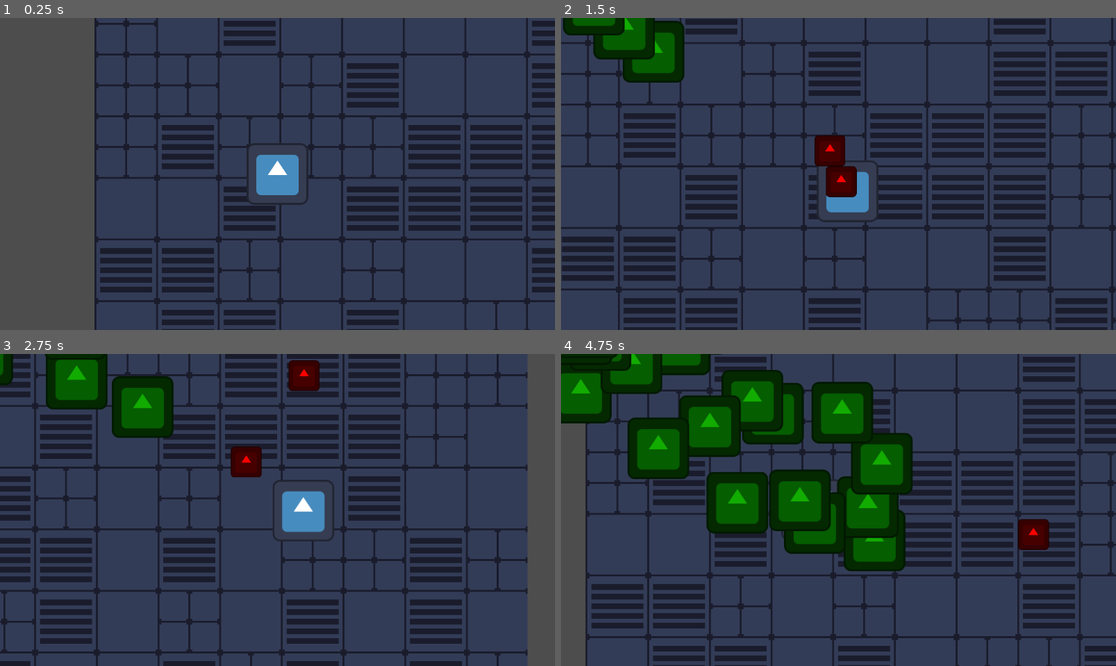
Above: before the commit, frames 1-4 (two rows, left to right).
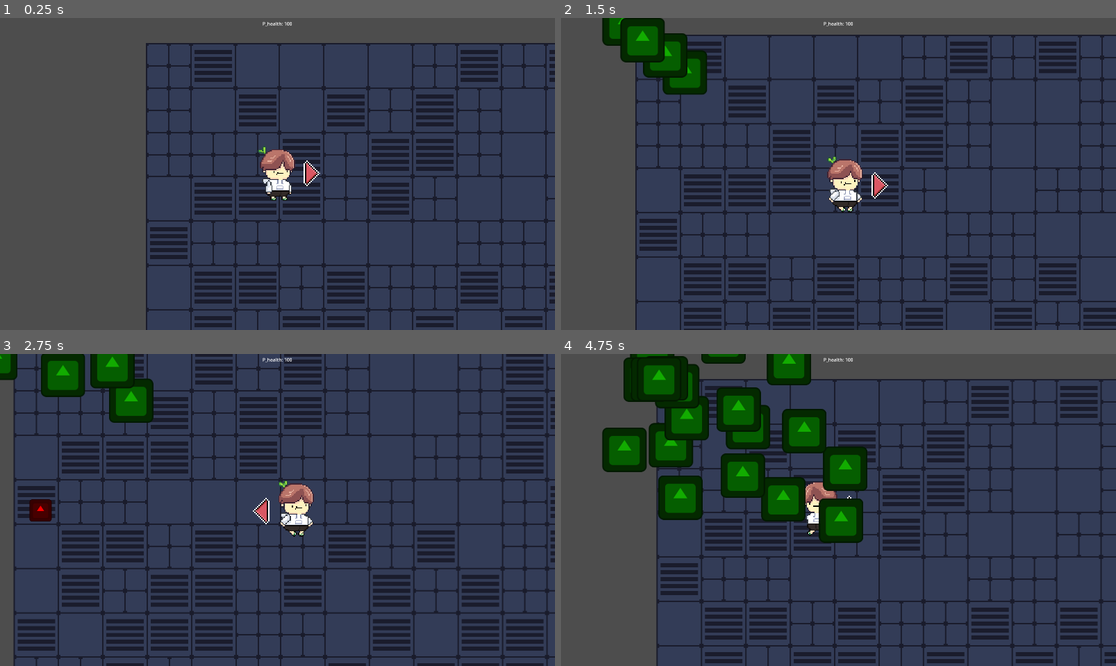
Above: after the commit, the same moments.

Repository: nottherealgun/Skywars
Game: Godot game, scene res://main.tscn
Same seed, same stepped clock (60 frames per second), same inputs: the game is played once before the commit and once after it. The engine's default icon, where the game draws it, is replaced by a stand-in: a white triangle on a blue panel in a dark square.
Inputs (mouse positions are in pixels of both pictures, inside the frame that each line leads up to):
- Up to frame 1 (0.25 s): no input
- Up to frame 2 (1.5 s): tap Enter at 0.5 s; move the mouse to (960, 158) at 0.52 s; press the mouse at (960, 158) at 0.53 s; hold D (right, bound only before the commit) 0.53-1.28 s; tap Space at 0.77 s; tap Down (p1_down2, bound only after the commit) at 0.8, 1.35 s; move the mouse to (727, 189) at 1.27 s; release the mouse at (727, 189) at 1.28 s; hold S (down, bound only before the commit) from 1.28 s (still down); click (727, 189) at 1.42 s
- Up to frame 3 (2.75 s): tap Space at 1.52 s; tap Left (p1_left2, bound only after the commit) at 1.55 s; move the mouse to (333, 441) at 2.02 s; release S (down, bound only before the commit) at 2.03 s; hold D (right, bound only before the commit) from 2.03 s (still down); hold Left (p1_left2, bound only after the commit) from 2.03 s (still down); click (333, 441) at 2.17 s; tap Right (p1_right2, bound only after the commit) at 2.3 s
- Up to frame 4 (4.75 s): move the mouse to (810, 572) at 2.77 s; release D (right, bound only before the commit) at 2.78 s; release Left (p1_left2, bound only after the commit) at 2.78 s; hold W (up, bound only before the commit) 2.78-3.53 s; tap Right (p1_right2, bound only after the commit) at 2.85 s; click (810, 572) at 2.92 s; tap Space at 3.02, 3.77, 4.52 s; tap Up (p1_up2, bound only after the commit) at 3.05 s; move the mouse to (1005, 556) at 3.52 s; hold Up (p1_up2, bound only after the commit) 3.53-4.28 s; hold A (left, bound only before the commit) from 3.53 s (still down); click (1005, 556) at 3.8 s; move the mouse to (672, 463) at 4.27 s; click (672, 463) at 4.35 s; tap Down (p1_down2, bound only after the commit) at 4.55 s

The runs differ from the first frame. In frame 1, 41% of the frame differs, in the area x 17-100%, y 0-100%; in frame 2, 49%; in frame 3, 45%; in frame 4, 58%, in the area x 0-100%, y 0-100%.

Commit message:
player movements and shooting

Diff:
--- a/Resources.gd
+++ b/Resources.gd
@@ -2,8 +2,9 @@
 # Resources
 
 @onready var Main = get_node("/root/Main")
-@onready var Cam = get_node("/root/Main/MainCam")
 @onready var Map = get_node("/root/Main/TileMap")
+@onready var GUI = get_node("/root/Main/GUI")
+@onready var Dev = get_node("/root/Main/GUI/Dev")
 
 var active_entities = []
 
--- /dev/null
+++ b/door.gd
@@ -0,0 +1,17 @@
+extends Node2D
+
+var players_in_vicinity = []
+
+func _process(delta):
+	if players_in_vicinity.size() > 0:
+		pass
+
+func _on_area_2d_area_entered(area):
+	var entity = area.get_parent()
+	if entity.is_in_group("player") and not entity in players_in_vicinity:
+		players_in_vicinity.append(entity)
+
+func _on_area_2d_area_exited(area):
+	var entity = area.get_parent()
+	if entity.is_in_group("player") and entity in players_in_vicinity:
+		players_in_vicinity.erase(entity)
--- /dev/null
+++ b/door.tscn
@@ -0,0 +1,22 @@
+[gd_scene load_steps=4 format=3 uid="uid://cl5c0tpgecvxv"]
+
+[ext_resource type="Texture2D" uid="uid://b31mn2xrwcfkd" path="res://icon.svg" id="1_4f5l0"]
+[ext_resource type="Script" path="res://door.gd" id="1_dfm2f"]
+
+[sub_resource type="RectangleShape2D" id="RectangleShape2D_d0e8u"]
+size = Vector2(512, 128)
+
+[node name="Door" type="Node2D"]
+script = ExtResource("1_dfm2f")
+
+[node name="Sprite" type="Sprite2D" parent="."]
+texture = ExtResource("1_4f5l0")
+
+[node name="Area2D" type="Area2D" parent="."]
+collision_layer = 0
+
+[node name="CollisionShape2D" type="CollisionShape2D" parent="Area2D"]
+shape = SubResource("RectangleShape2D_d0e8u")
+
+[connection signal="area_entered" from="Area2D" to="." method="_on_area_2d_area_entered"]
+[connection signal="area_exited" from="Area2D" to="." method="_on_area_2d_area_exited"]
--- a/enemy.gd
+++ b/enemy.gd
@@ -2,7 +2,7 @@
 
 @export var max_health = 2
 var health = max_health
-@export var speed = 2
+@export var speed = 1
 @export var damage = 1
 var move_vec := Vector2.ZERO
 
--- a/game_manager.gd
+++ b/game_manager.gd
@@ -1,5 +1,6 @@
 extends Node
 
 func _process(delta):
+	Global.Dev.text = "P_health: "+str(PlayerManager.health)
 	if Input.is_key_pressed(KEY_SPACE):
 		Global.spawn_enemy("enemy",Vector2.ZERO)
--- a/level_manager.gd
+++ b/level_manager.gd
@@ -4,7 +4,7 @@
 @onready var map = Global.Map
 
 func _ready():
-	var size = Vector2i(10,10)
+	var size = Vector2i(20,20)
 	for i in size.x:
 		for j in size.y:
 			map.set_cell(0,Vector2(i,j),0,Vector2i(32+randi()%3,1))
--- a/main.tscn
+++ b/main.tscn
@@ -1,10 +1,123 @@
-[gd_scene load_steps=6 format=3 uid="uid://siwlpcy6tg40"]
-
-[ext_resource type="Texture2D" uid="uid://b31mn2xrwcfkd" path="res://icon.svg" id="1_0jf7l"]
+[gd_scene load_steps=23 format=3 uid="uid://siwlpcy6tg40"]
+
+[ext_resource type="Texture2D" uid="uid://wdq2gcr681a6" path="res://dwIdleSS.png" id="1_g850e"]
+[ext_resource type="Texture2D" uid="uid://bfn6ao7hsyee2" path="res://dwRunSS.png" id="2_m6euf"]
 [ext_resource type="Texture2D" uid="uid://ceji5e5vk1khk" path="res://tileset x1.png" id="2_siqsm"]
+[ext_resource type="Texture2D" uid="uid://c8fdbjdlywnc" path="res://arrow.png" id="3_a1jw1"]
 
 [sub_resource type="RectangleShape2D" id="RectangleShape2D_oscn4"]
 size = Vector2(128, 128)
+
+[sub_resource type="AtlasTexture" id="AtlasTexture_v47ko"]
+atlas = ExtResource("1_g850e")
+region = Rect2(0, 0, 64, 64)
+
+[sub_resource type="AtlasTexture" id="AtlasTexture_yirx0"]
+atlas = ExtResource("1_g850e")
+region = Rect2(64, 0, 64, 64)
+
+[sub_resource type="AtlasTexture" id="AtlasTexture_2vb33"]
+atlas = ExtResource("1_g850e")
+region = Rect2(128, 0, 64, 64)
+
+[sub_resource type="AtlasTexture" id="AtlasTexture_pgi3b"]
+atlas = ExtResource("1_g850e")
+region = Rect2(192, 0, 64, 64)
+
+[sub_resource type="AtlasTexture" id="AtlasTexture_3ll6i"]
+atlas = ExtResource("1_g850e")
+region = Rect2(256, 0, 64, 64)
+
+[sub_resource type="AtlasTexture" id="AtlasTexture_81i22"]
+atlas = ExtResource("1_g850e")
+region = Rect2(320, 0, 64, 64)
+
+[sub_resource type="AtlasTexture" id="AtlasTexture_3oqdn"]
+atlas = ExtResource("2_m6euf")
+region = Rect2(0, 0, 64, 64)
+
+[sub_resource type="AtlasTexture" id="AtlasTexture_g8gi6"]
+atlas = ExtResource("2_m6euf")
+region = Rect2(64, 0, 64, 64)
+
+[sub_resource type="AtlasTexture" id="AtlasTexture_1gigu"]
+atlas = ExtResource("2_m6euf")
+region = Rect2(128, 0, 64, 64)
+
+[sub_resource type="AtlasTexture" id="AtlasTexture_4rrvr"]
+atlas = ExtResource("2_m6euf")
+region = Rect2(192, 0, 64, 64)
+
+[sub_resource type="AtlasTexture" id="AtlasTexture_msc8h"]
+atlas = ExtResource("2_m6euf")
+region = Rect2(256, 0, 64, 64)
+
+[sub_resource type="AtlasTexture" id="AtlasTexture_wngld"]
+atlas = ExtResource("2_m6euf")
+region = Rect2(320, 0, 64, 64)
+
+[sub_resource type="AtlasTexture" id="AtlasTexture_yf0w5"]
+atlas = ExtResource("2_m6euf")
+region = Rect2(384, 0, 64, 64)
+
+[sub_resource type="AtlasTexture" id="AtlasTexture_1rr1h"]
+atlas = ExtResource("2_m6euf")
+region = Rect2(448, 0, 64, 64)
+
+[sub_resource type="SpriteFrames" id="SpriteFrames_j0xrl"]
+animations = [{
+"frames": [{
+"duration": 1.0,
+"texture": SubResource("AtlasTexture_v47ko")
+}, {
+"duration": 1.0,
+"texture": SubResource("AtlasTexture_yirx0")
+}, {
+"duration": 1.0,
+"texture": SubResource("AtlasTexture_2vb33")
+}, {
+"duration": 1.0,
+"texture": SubResource("AtlasTexture_pgi3b")
+}, {
+"duration": 1.0,
+"texture": SubResource("AtlasTexture_3ll6i")
+}, {
+"duration": 1.0,
+"texture": SubResource("AtlasTexture_81i22")
+}],
+"loop": true,
+"name": &"idle",
+"speed": 10.0
+}, {
+"frames": [{
+"duration": 1.0,
+"texture": SubResource("AtlasTexture_3oqdn")
+}, {
+"duration": 1.0,
+"texture": SubResource("AtlasTexture_g8gi6")
+}, {
+"duration": 1.0,
+"texture": SubResource("AtlasTexture_1gigu")
+}, {
+"duration": 1.0,
+"texture": SubResource("AtlasTexture_4rrvr")
+}, {
+"duration": 1.0,
+"texture": SubResource("AtlasTexture_msc8h")
+}, {
+"duration": 1.0,
+"texture": SubResource("AtlasTexture_wngld")
+}, {
+"duration": 1.0,
+"texture": SubResource("AtlasTexture_yf0w5")
+}, {
+"duration": 1.0,
+"texture": SubResource("AtlasTexture_1rr1h")
+}],
+"loop": true,
+"name": &"run",
+"speed": 14.0
+}]
 
 [sub_resource type="TileSetAtlasSource" id="TileSetAtlasSource_buv47"]
 texture = ExtResource("2_siqsm")
@@ -247,33 +360,48 @@
 
 [node name="Main" type="Node2D"]
 
-[node name="Player" type="Node2D" parent="."]
+[node name="Player" type="Node2D" parent="." groups=["player"]]
 unique_name_in_owner = true
 y_sort_enabled = true
 position = Vector2(380, 378)
 
-[node name="Sprite" type="Sprite2D" parent="Player"]
-texture = ExtResource("1_0jf7l")
-
-[node name="dev" type="Label" parent="Player"]
-offset_left = -128.0
-offset_top = -112.0
-offset_right = 128.0
-offset_bottom = -73.0
-horizontal_alignment = 1
-vertical_alignment = 1
-
 [node name="Hitbox" type="Area2D" parent="Player"]
 
 [node name="CollisionShape2D" type="CollisionShape2D" parent="Player/Hitbox"]
 shape = SubResource("RectangleShape2D_oscn4")
 
+[node name="Sprite" type="AnimatedSprite2D" parent="Player"]
+texture_filter = 1
+scale = Vector2(3, 3)
+sprite_frames = SubResource("SpriteFrames_j0xrl")
+animation = &"run"
+autoplay = "idle"
+frame_progress = 0.988586
+
 [node name="MainCam" type="Camera2D" parent="Player"]
+zoom = Vector2(1.2, 1.2)
 limit_smoothed = true
 position_smoothing_enabled = true
 metadata/_edit_lock_ = true
 
+[node name="Arrow" type="Sprite2D" parent="Player"]
+texture_filter = 1
+scale = Vector2(4, 4)
+texture = ExtResource("3_a1jw1")
+offset = Vector2(25, 0)
+
 [node name="GUI" type="CanvasLayer" parent="."]
+
+[node name="Dev" type="Label" parent="GUI"]
+anchors_preset = 5
+anchor_left = 0.5
+anchor_right = 0.5
+offset_left = -128.0
+offset_right = 128.0
+offset_bottom = 39.0
+grow_horizontal = 2
+horizontal_alignment = 1
+vertical_alignment = 1
 
 [node name="TileMap" type="TileMap" parent="."]
 z_index = -1
--- a/player_manager.gd
+++ b/player_manager.gd
@@ -6,29 +6,42 @@
 var health = max_health
 @export var speed = 3
 var move_vec := Vector2.ZERO
+var aim_vec := Vector2.ZERO
 
-func _process(delta):
+func _physics_process(delta):
+	_input_update()
 	_move_update(delta)
+	var sprite = player.get_node("Sprite")
+	if move_vec != Vector2.ZERO:
+		sprite.animation = "run"
+		if move_vec.x < 0:
+			sprite.flip_h = true
+		else:
+			sprite.flip_h = false
+	else:
+		sprite.animation = "idle"
 
-func _unhandled_input(event):
-	if event is InputEventMouseButton:
-		if event.is_action_pressed("primary"):
-			shoot()
+func _input_update():
+	aim_vec = Vector2(Input.get_action_strength("p1_right2") - Input.get_action_strength("p1_left2"),
+	Input.get_action_strength("p1_down2") - Input.get_action_strength("p1_up2")).normalized()
+	player.get_node("Arrow").rotation = player.get_node("Arrow").position.angle_to_point(aim_vec)
+	if Input.is_action_just_pressed("p1_primary"):
+			if aim_vec != Vector2.ZERO:
+				shoot()
 
 func _move_update(delta):
 	move_vec = Vector2.ZERO
-	if Input.is_action_pressed("up"):
+	if Input.is_action_pressed("p1_up"):
 		move_vec.y -= 1
-	if Input.is_action_pressed("down"):
+	if Input.is_action_pressed("p1_down"):
 		move_vec.y += 1
-	if Input.is_action_pressed("left"):
+	if Input.is_action_pressed("p1_left"):
 		move_vec.x -= 1
-	if Input.is_action_pressed("right"):
+	if Input.is_action_pressed("p1_right"):
 		move_vec.x += 1
-
 	player.position += move_vec.normalized()*delta*speed*100
 	player.position.x = clamp(player.position.x, 0, Global.Map.get_used_rect().size.x*128)
 	player.position.y = clamp(player.position.y, 0, Global.Map.get_used_rect().size.y*128)
 
 func shoot():
-	Global.spawn_projectile("projectile",player.position,player.position.direction_to(Global.Main.get_global_mouse_position()))
+	Global.spawn_projectile("projectile",player.position,aim_vec)
--- a/project.godot
+++ b/project.godot
@@ -10,7 +10,7 @@
 
 [application]
 
-config/name="CT Game"
+config/name="Createch Clash"
 run/main_scene="res://main.tscn"
 config/features=PackedStringArray("4.0", "Forward Plus")
 config/icon="res://icon.svg"
@@ -22,30 +22,102 @@
 LevelManager="*res://level_manager.tscn"
 PlayerManager="*res://player_manager.tscn"
 
+[display]
+
+window/size/viewport_width=1920
+window/size/viewport_height=1080
+
 [input]
 
-up={
+p1_up={
 "deadzone": 0.5,
 "events": [Object(InputEventKey,"resource_local_to_scene":false,"resource_name":"","device":-1,"window_id":0,"alt_pressed":false,"shift_pressed":false,"ctrl_pressed":false,"meta_pressed":false,"pressed":false,"keycode":0,"physical_keycode":87,"key_label":0,"unicode":119,"echo":false,"script":null)
+, Object(InputEventJoypadMotion,"resource_local_to_scene":false,"resource_name":"","device":0,"axis":1,"axis_value":-1.0,"script":null)
 ]
 }
-down={
+p1_down={
 "deadzone": 0.5,
 "events": [Object(InputEventKey,"resource_local_to_scene":false,"resource_name":"","device":-1,"window_id":0,"alt_pressed":false,"shift_pressed":false,"ctrl_pressed":false,"meta_pressed":false,"pressed":false,"keycode":0,"physical_keycode":83,"key_label":0,"unicode":115,"echo":false,"script":null)
+, Object(InputEventJoypadMotion,"resource_local_to_scene":false,"resource_name":"","device":0,"axis":1,"axis_value":1.0,"script":null)
 ]
 }
-left={
+p1_left={
 "deadzone": 0.5,
 "events": [Object(InputEventKey,"resource_local_to_scene":false,"resource_name":"","device":-1,"window_id":0,"alt_pressed":false,"shift_pressed":false,"ctrl_pressed":false,"meta_pressed":false,"pressed":false,"keycode":0,"physical_keycode":65,"key_label":0,"unicode":97,"echo":false,"script":null)
+, Object(InputEventJoypadMotion,"resource_local_to_scene":false,"resource_name":"","device":0,"axis":0,"axis_value":-1.0,"script":null)
 ]
 }
-right={
+p1_right={
 "deadzone": 0.5,
 "events": [Object(InputEventKey,"resource_local_to_scene":false,"resource_name":"","device":-1,"window_id":0,"alt_pressed":false,"shift_pressed":false,"ctrl_pressed":false,"meta_pressed":false,"pressed":false,"keycode":0,"physical_keycode":68,"key_label":0,"unicode":100,"echo":false,"script":null)
+, Object(InputEventJoypadMotion,"resource_local_to_scene":false,"resource_name":"","device":0,"axis":0,"axis_value":1.0,"script":null)
 ]
 }
-primary={
+p1_primary={
 "deadzone": 0.5,
 "events": [Object(InputEventMouseButton,"resource_local_to_scene":false,"resource_name":"","device":-1,"window_id":0,"a …(236 unchanged characters)…
+, Object(InputEventJoypadMotion,"resource_local_to_scene":false,"resource_name":"","device":0,"axis":4,"axis_value":1.0,"script":null)
+, Object(InputEventKey,"resource_local_to_scene":false,"resource_name":"","device":-1,"window_id":0,"alt_pressed":false,"shift_pressed":false,"ctrl_pressed":false,"meta_pressed":false,"pressed":false,"keycode":0,"physical_keycode":32,"key_label":0,"unicode":32,"echo":false,"script":null)
 ]
 }
+p1_secondary={
+"deadzone": 0.5,
+"events": [Object(InputEventMouseButton,"resource_local_to_scene":false,"resource_name":"","device":-1,"window_id":0,"alt_pressed":false,"shift_pressed":false,"ctrl_pressed":false,"meta_pressed":false,"button_mask":0,"position":Vector2(0, 0),"global_position":Vector2(0, 0),"factor":1.0,"button_index":2,"pressed":false,"double_click":false,"script":null)
+, Object(InputEventJoypadButton,"resource_local_to_scene":false,"resource_name":"","device":0,"button_index":9,"pressure":0.0,"pressed":true,"script":null)
+, Object(InputEventKey,"resource_local_to_scene":false,"resource_name":"","device":-1,"window_id":0,"alt_pressed":false,"shift_pressed":false,"ctrl_pressed":false,"meta_pressed":false,"pressed":false,"keycode":0,"physical_keycode":4194325,"key_label":0,"unicode":0,"echo":false,"script":null)
+]
+}
+p1_up2={
+"deadzone": 0.5,
+"events": [Object(InputEventJoypadMotion,"resource_local_to_scene":false,"resource_name":"","device":0,"axis":3,"axis_value":-1.0,"script":null)
+, Object(InputEventKey,"resource_local_to_scene":false,"resource_name":"","device":-1,"window_id":0,"alt_pressed":false,"shift_pressed":false,"ctrl_pressed":false,"meta_pressed":false,"pressed":false,"keycode":0,"physical_keycode":4194320,"key_label":0,"unicode":0,"echo":false,"script":null)
+]
+}
+p1_down2={
+"deadzone": 0.5,
+"events": [Object(InputEventJoypadMotion,"resource_local_to_scene":false,"resource_name":"","device":0,"axis":3,"axis_value":1.0,"script":null)
+, Object(InputEventKey,"resource_local_to_scene":false,"resource_name":"","device":-1,"window_id":0,"alt_pressed":false,"shift_pressed":false,"ctrl_pressed":false,"meta_pressed":false,"pressed":false,"keycode":0,"physical_keycode":4194322,"key_label":0,"unicode":0,"echo":false,"script":null)
+]
+}
+p1_left2={
+"deadzone": 0.5,
+"events": [Object(InputEventJoypadMotion,"resource_local_to_scene":false,"resource_name":"","device":0,"axis":2,"axis_value":-1.0,"script":null)
+, Object(InputEventKey,"resource_local_to_scene":false,"resource_name":"","device":-1,"window_id":0,"alt_pressed":false,"shift_pressed":false,"ctrl_pressed":false,"meta_pressed":false,"pressed":false,"keycode":0,"physical_keycode":4194319,"key_label":0,"unicode":0,"echo":false,"script":null)
+]
+}
+p1_right2={
+"deadzone": 0.5,
+"events": [Object(InputEventJoypadMotion,"resource_local_to_scene":false,"resource_name":"","device":0,"axis":2,"axis_value":1.0,"script":null)
+, Object(InputEventKey,"resource_local_to_scene":false,"resource_name":"","device":-1,"window_id":0,"alt_pressed":false,"shift_pressed":false,"ctrl_pressed":false,"meta_pressed":false,"pressed":false,"keycode":0,"physical_keycode":4194321,"key_label":0,"unicode":0,"echo":false,"script":null)
+]
+}
+p2_up={
+"deadzone": 0.5,
+"events": [Object(InputEventJoypadMotion,"resource_local_to_scene":false,"resource_name":"","device":1,"axis":1,"axis_value":-1.0,"script":null)
+]
+}
+p2_down={
+"deadzone": 0.5,
+"events": [Object(InputEventJoypadMotion,"resource_local_to_scene":false,"resource_name":"","device":1,"axis":1,"axis_value":1.0,"script":null)
+]
+}
+p2_left={
+"deadzone": 0.5,
+"events": [Object(InputEventJoypadMotion,"resource_local_to_scene":false,"resource_name":"","device":1,"axis":0,"axis_value":-1.0,"script":null)
+]
+}
+p2_right={
+"deadzone": 0.5,
+"events": [Object(InputEventJoypadMotion,"resource_local_to_scene":false,"resource_name":"","device":1,"axis":0,"axis_value":1.0,"script":null)
+]
+}
+p2_primary={
+"deadzone": 0.5,
+"events": [Object(InputEventJoypadMotion,"resource_local_to_scene":false,"resource_name":"","device":1,"axis":4,"axis_value":1.0,"script":null)
+]
+}
+p2_secondary={
+"deadzone": 0.5,
+"events": [Object(InputEventJoypadButton,"resource_local_to_scene":false,"resource_name":"","device":1,"button_index":9,"pressure":0.0,"pressed":true,"script":null)
+]
+}
--- a/projectile.gd
+++ b/projectile.gd
@@ -1,7 +1,7 @@
 class_name Projectile extends Area2D
 
 var direction := Vector2.RIGHT
-var speed = 2
+var speed = 10
 @export var damage = 1
 
 func _process(delta):
Binary file added: arrow.png
Not shown, added: arrow.png.import
Binary file added: dwIdleSS.png
Not shown, added: dwIdleSS.png.import
Binary file added: dwRunSS.png
Not shown, added: dwRunSS.png.import
